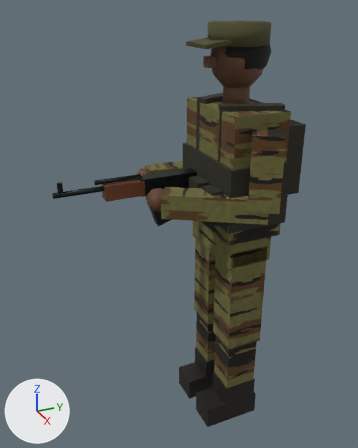
A saved change to the glTF model public/models/soldier_ltte.glb.
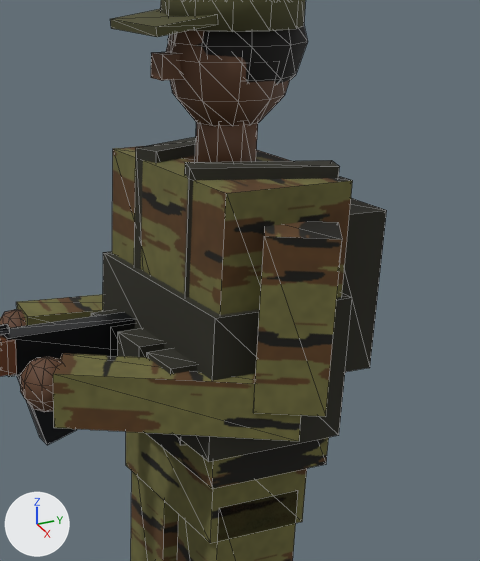
Each version appears first whole from a 50 mm lens placed at (1.765, -1.046, 1.925), pointed at (-0.051, -0.229, 1.018), and next in a close-up on the part from 39% to 97% of the width and 7% to 62% of the height. The axes (+X, +Y, +Z) are drawn at lower left. The lights are the same throughout. The older version's two pictures come first. The close-ups show mesh edges as thin lines. Where no turn or scale is listed for an object, it has been applied to the vertices. Vertices at exactly the same position are counted once.

Objects in the first close-up: 'ArmL', 'ArmR', 'Head', 'LegL', 'LegR', 'Pelvis', 'Rifle', 'Torso'.
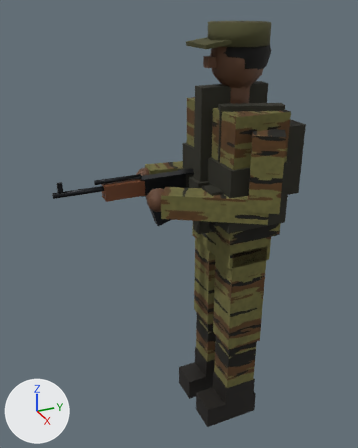
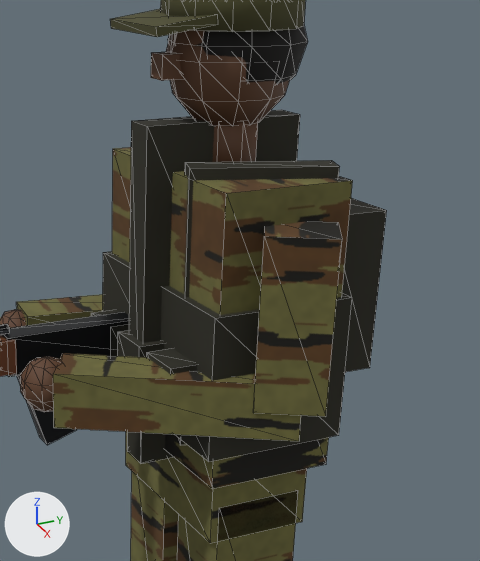
Boxes (x1, y1, x2, y2) around the edits, measured in the close-ups (480 x 561 px):
'Torso', reshaped
    before: (91, 122, 387, 489)
    after: (91, 110, 387, 489)
part 1 of me_torso, added (black)
    after: (127, 110, 300, 463)

The change, as a list of edits to the scene's bpy script:
```text
Change me_torso:
    used by ob_torso; parent = ob_soldier; location = (0.0, 0.0, 1.0)
    remove me_torso.from_pydata(...)  # 80 vertices, 124 faces; spans x -0.22..0.22, y -0.185..0.26, z 0.01..0.61
    add me_torso.from_pydata(...)  # 88 vertices, 136 faces; spans x -0.22..0.22, y -0.185..0.26, z -0.01..0.61
    me_torso part 1: a new loose piece, a box spanning x -0.03..0.03, y -0.17..0.13, z -0.01..0.61, in mat_webbing (black #2b2a1f)
```
